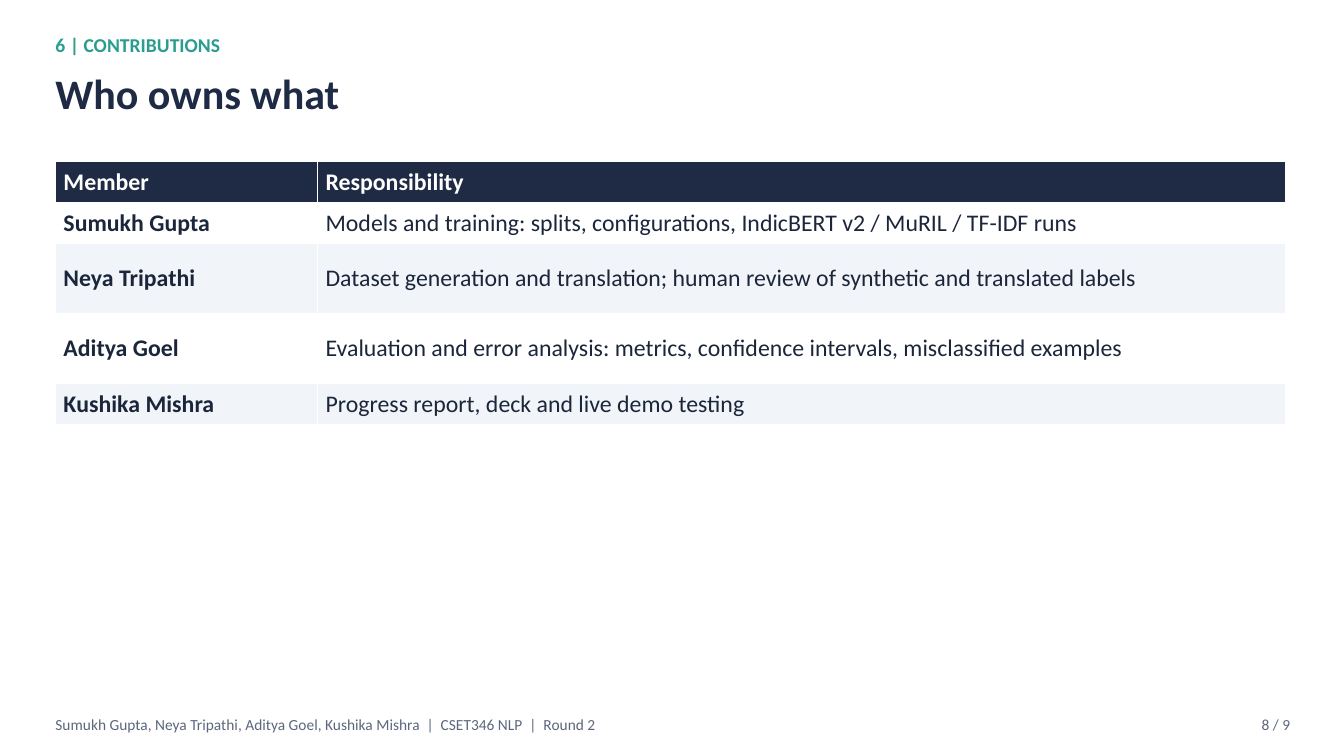
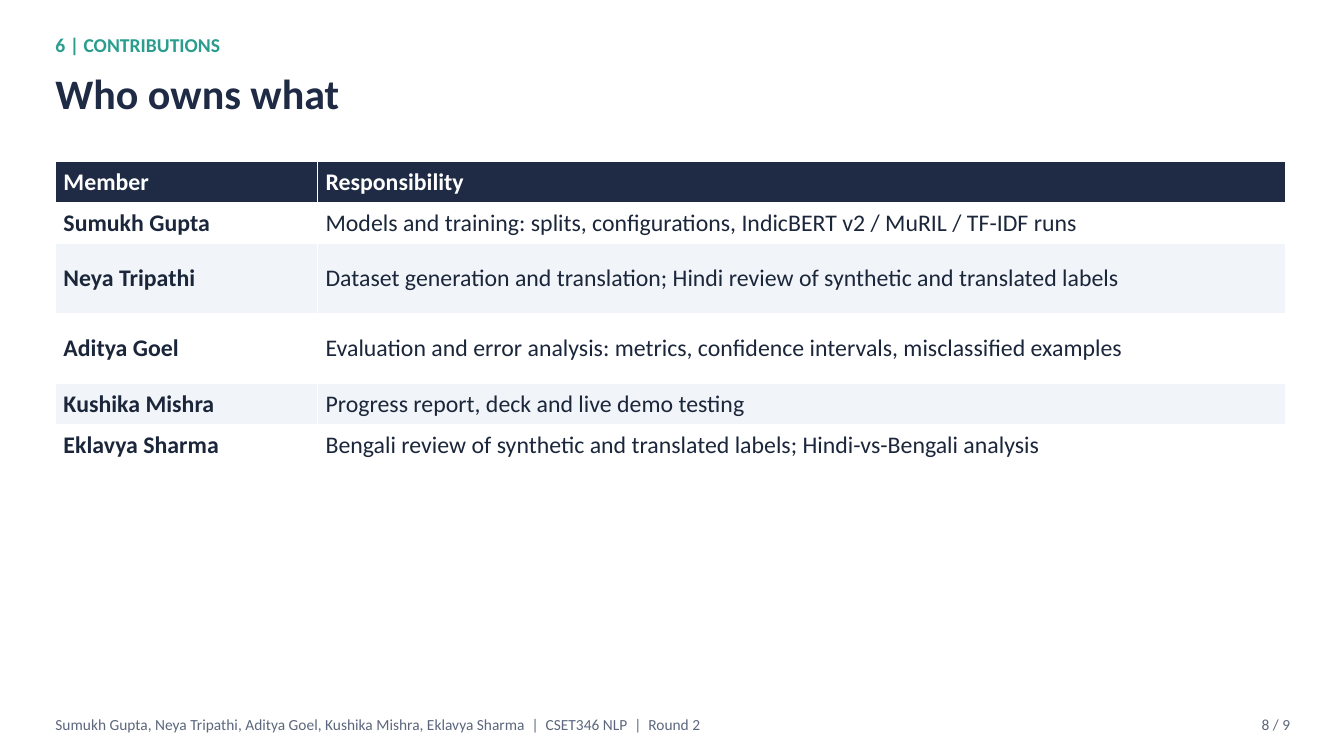
Before and after one commit to sumukh-dgaf/indic-climate-stance, a slide deck: slide 8 of outputs/Round2_Deck.pptx. Drawn at 1344x756 pixels with LibreOffice and Linux fonts; fonts in the diff are those of the drawing. Boxes give left, top, right and bottom in pixels: in the first picture for what was removed or moved away, otherwise in the second. Text is boxed around its words. In the diff, an @@ line names an element or a change of style, - is before the commit and + after.

```diff
--- a/outputs/Round2_Deck.pptx
+++ b/outputs/Round2_Deck.pptx
@@ table at box(55, 161, 1286, 466) @@
-row 3, column 2: Dataset generation and translation; human review of synthetic and translated labels
+row 3, column 2: Dataset generation and translation; Hindi review of synthetic and translated labels
+row 6: Eklavya Sharma | Bengali review of synthetic and translated labels; Hindi-vs-Bengali analysis
@@ text at box(55, 719, 700, 733): text changed @@
-Sumukh Gupta, Neya Tripathi, Aditya Goel, Kushika Mishra | CSET346 NLP | Round 2
+Sumukh Gupta, Neya Tripathi, Aditya Goel, Kushika Mishra, Eklavya Sharma | CSET346 NLP | Round 2
```
Also in this commit, not shown: 8 other slides changed, 7 other files.
